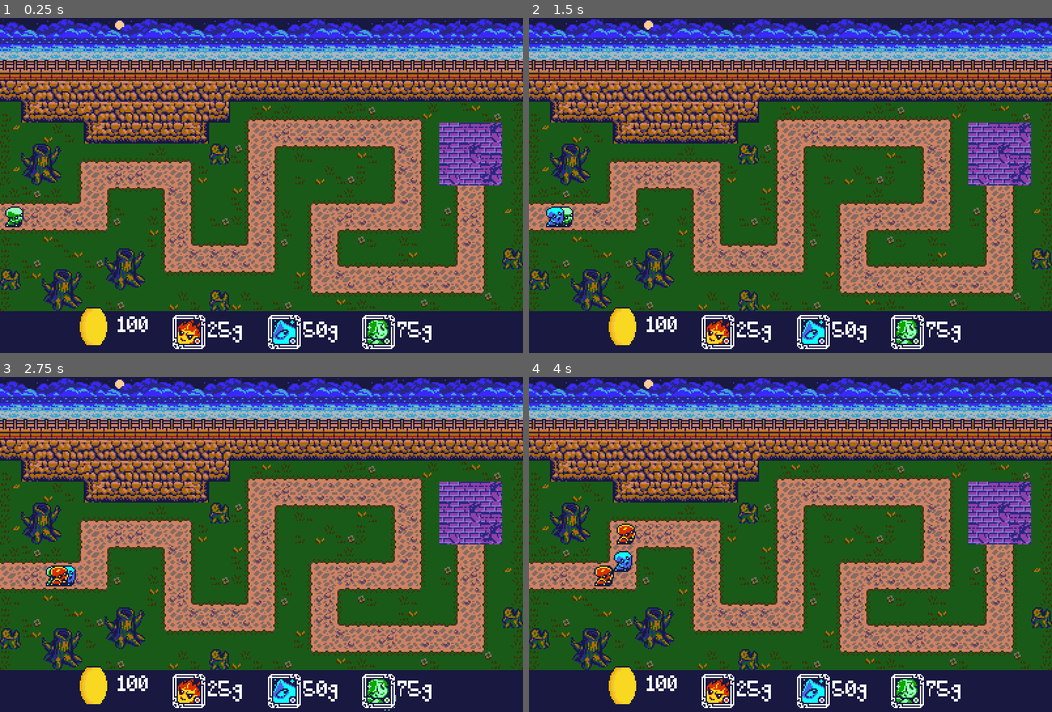
Above: before the commit, frames 1-4 (two rows, left to right).
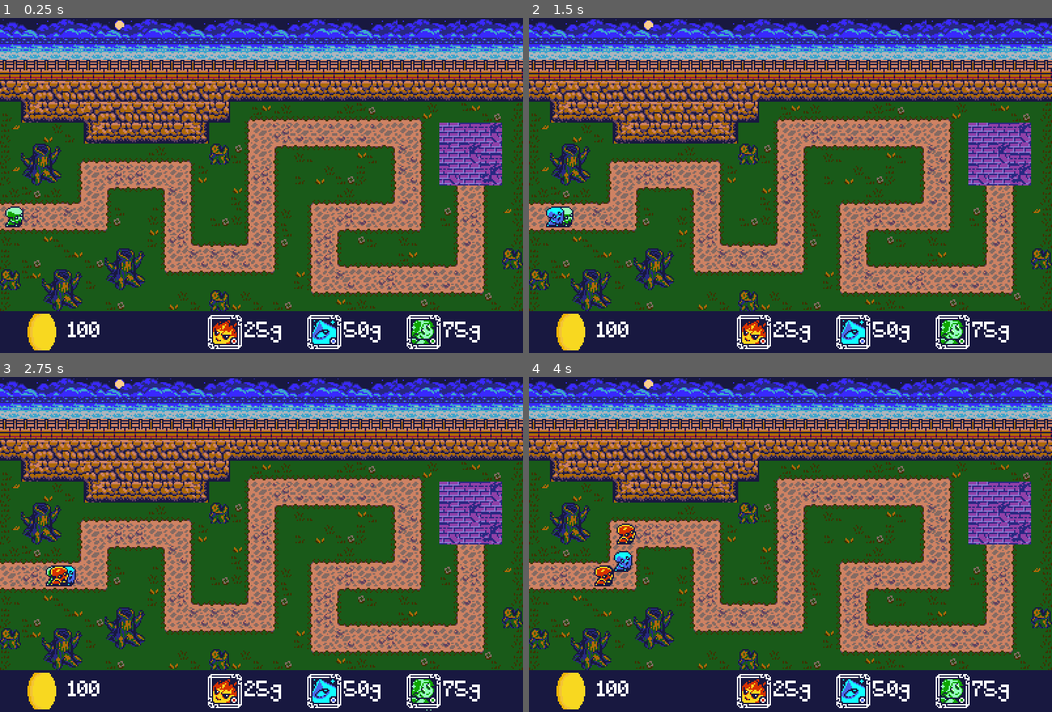
Above: after the commit, the same moments.

Repository: jake6724/tower_defense_jam
Game: Godot game, scene res://scenes/Main.tscn
The game is run twice, just before and just after one commit, with the same random seed, the same clock (stepped at 60 frames per second) and the same inputs.
Inputs (mouse positions are in pixels of both pictures, inside the frame that each line leads up to; where the layout moved, square brackets give the same spot in the first picture):
- Up to frame 1 (0.25 s): no input
- Up to frame 2 (1.5 s): click (753, 332) [717, 332] at 0.5 s; click (853, 332) [811, 332] at 1.25 s
- Up to frame 3 (2.75 s): click (423, 691) [376, 691] at 2 s
- Up to frame 4 (4 s): click (753, 691) [717, 691] at 2.75 s; click (853, 691) [811, 691] at 3.5 s

The runs differ from the first frame. In frame 1, 4.0% of the frame differs, in the area x 5-92%, y 86-100%; in frame 2, 4.0%; in frame 3, 4.0%; in frame 4, 4.0%.

Commit message:
Update UI with gold count

Diff:
--- a/scenes/player/TowerMenu.tscn
+++ b/scenes/player/TowerMenu.tscn
@@ -17,94 +17,97 @@
 script = ExtResource("1_vis4n")
 metadata/_custom_type_script = "uid://dhbvh3ym8unk4"
 
-[node name="HBoxContainer" type="HBoxContainer" parent="."]
+[node name="MarginContainer" type="MarginContainer" parent="."]
 layout_mode = 1
-anchors_preset = 7
-anchor_left = 0.5
+anchors_preset = 12
 anchor_top = 1.0
-anchor_right = 0.5
+anchor_right = 1.0
 anchor_bottom = 1.0
-offset_left = -92.5
-offset_top = -40.0
-offset_right = 92.5
+offset_top = -32.0
 grow_horizontal = 2
 grow_vertical = 0
-scale = Vector2(0.953491, 1.00193)
-mouse_filter = 2
-theme_override_constants/separation = 16
+theme_override_constants/margin_left = 16
+theme_override_constants/margin_right = 32
 
-[node name="Gold" type="HBoxContainer" parent="HBoxContainer"]
+[node name="Gold" type="HBoxContainer" parent="MarginContainer"]
 layout_mode = 2
+size_flags_horizontal = 0
 
-[node name="GoldIcon" type="TextureRect" parent="HBoxContainer/Gold"]
+[node name="GoldIcon" type="TextureRect" parent="MarginContainer/Gold"]
 texture_filter = 1
 layout_mode = 2
 size_flags_horizontal = 4
 size_flags_vertical = 4
 texture = ExtResource("2_aeftg")
 
-[node name="Gold" type="Label" parent="HBoxContainer/Gold"]
+[node name="Gold" type="Label" parent="MarginContainer/Gold"]
 texture_filter = 1
 layout_mode = 2
 theme_override_fonts/font = ExtResource("2_y6gfl")
 theme_override_font_sizes/font_size = 16
 text = "100g"
 
-[node name="Fire" type="HBoxContainer" parent="HBoxContainer"]
+[node name="HBoxContainer" type="HBoxContainer" parent="MarginContainer"]
+layout_mode = 2
+size_flags_horizontal = 8
+mouse_filter = 2
+theme_override_constants/separation = 16
+
+[node name="Fire" type="HBoxContainer" parent="MarginContainer/HBoxContainer"]
 layout_mode = 2
 size_flags_horizontal = 4
 size_flags_vertical = 8
 mouse_filter = 2
 theme_override_constants/separation = -1
 
-[node name="FireButton" type="TextureButton" parent="HBoxContainer/Fire"]
+[node name="FireButton" type="TextureButton" parent="MarginContainer/HBoxContainer/Fire"]
 texture_filter = 1
 layout_mode = 2
 size_flags_horizontal = 4
 size_flags_vertical = 4
 texture_normal = ExtResource("3_5nani")
 
-[node name="Label" type="Label" parent="HBoxContainer/Fire"]
+[node name="Label" type="Label" parent="MarginContainer/HBoxContainer/Fire"]
 texture_filter = 1
 layout_mode = 2
 theme_override_fonts/font = ExtResource("2_y6gfl")
 text = "25g"
 
-[node name="Water" type="HBoxContainer" parent="HBoxContainer"]
+[node name="Water" type="HBoxContainer" parent="MarginContainer/HBoxContainer"]
 layout_mode = 2
 size_flags_horizontal = 4
 size_flags_vertical = 8
 mouse_filter = 2
 theme_override_constants/separation = -1
 
-[node name="WaterButton" type="TextureButton" parent="HBoxContainer/Water"]
+[node name="WaterButton" type="TextureButton" parent="MarginContainer/HBoxContainer/Water"]
 texture_filter = 1
 layout_mode = 2
 size_flags_horizontal = 4
 size_flags_vertical = 4
 texture_normal = ExtResource("4_jtt2a")
 
-[node name="Label" type="Label" parent="HBoxContainer/Water"]
+[node name="Label" type="Label" parent="MarginContainer/HBoxContainer/Water"]
 texture_filter = 1
 layout_mode = 2
 theme_override_fonts/font = ExtResource("2_y6gfl")
 text = "50g"
 
-[node name="Earth" type="HBoxContainer" parent="HBoxContainer"]
+[node name="Earth" type="HBoxContainer" parent="MarginContainer/HBoxContainer"]
 layout_mode = 2
 size_flags_horizontal = 4
 size_flags_vertical = 8
 mouse_filter = 2
 theme_override_constants/separation = -1
 
-[node name="EarthButton" type="TextureButton" parent="HBoxContainer/Earth"]
+[node name="EarthButton" type="TextureButton" parent="MarginContainer/HBoxContainer/Earth"]
 texture_filter = 1
 layout_mode = 2
 size_flags_horizontal = 4
 size_flags_vertical = 4
 texture_normal = ExtResource("5_f7nwt")
 
-[node name="Label" type="Label" parent="HBoxContainer/Earth"]
+[node name="Label" type="Label" parent="MarginContainer/HBoxContainer/Earth"]
 texture_filter = 1
 layout_mode = 2
 theme_override_fonts/font = ExtResource("2_y6gfl")
--- a/scripts/towers/tower_menu.gd
+++ b/scripts/towers/tower_menu.gd
@@ -2,11 +2,10 @@
 extends Control
 
 # Child References
-@onready var button_container: HBoxContainer = $HBoxContainer
-@onready var fire_button: TextureButton = $HBoxContainer/Fire/FireButton
-@onready var water_button: TextureButton = $HBoxContainer/Water/WaterButton
-@onready var earth_button: TextureButton = $HBoxContainer/Earth/EarthButton
-@onready var gold: Label = $HBoxContainer/Gold/Gold
+@onready var fire_button: TextureButton = $MarginContainer/HBoxContainer/Fire/FireButton
+@onready var water_button: TextureButton = $MarginContainer/HBoxContainer/Water/WaterButton
+@onready var earth_button: TextureButton = $MarginContainer/HBoxContainer/Earth/EarthButton
+@onready var gold: Label = $MarginContainer/Gold/Gold
 
 # Signals
 signal tower_selected
